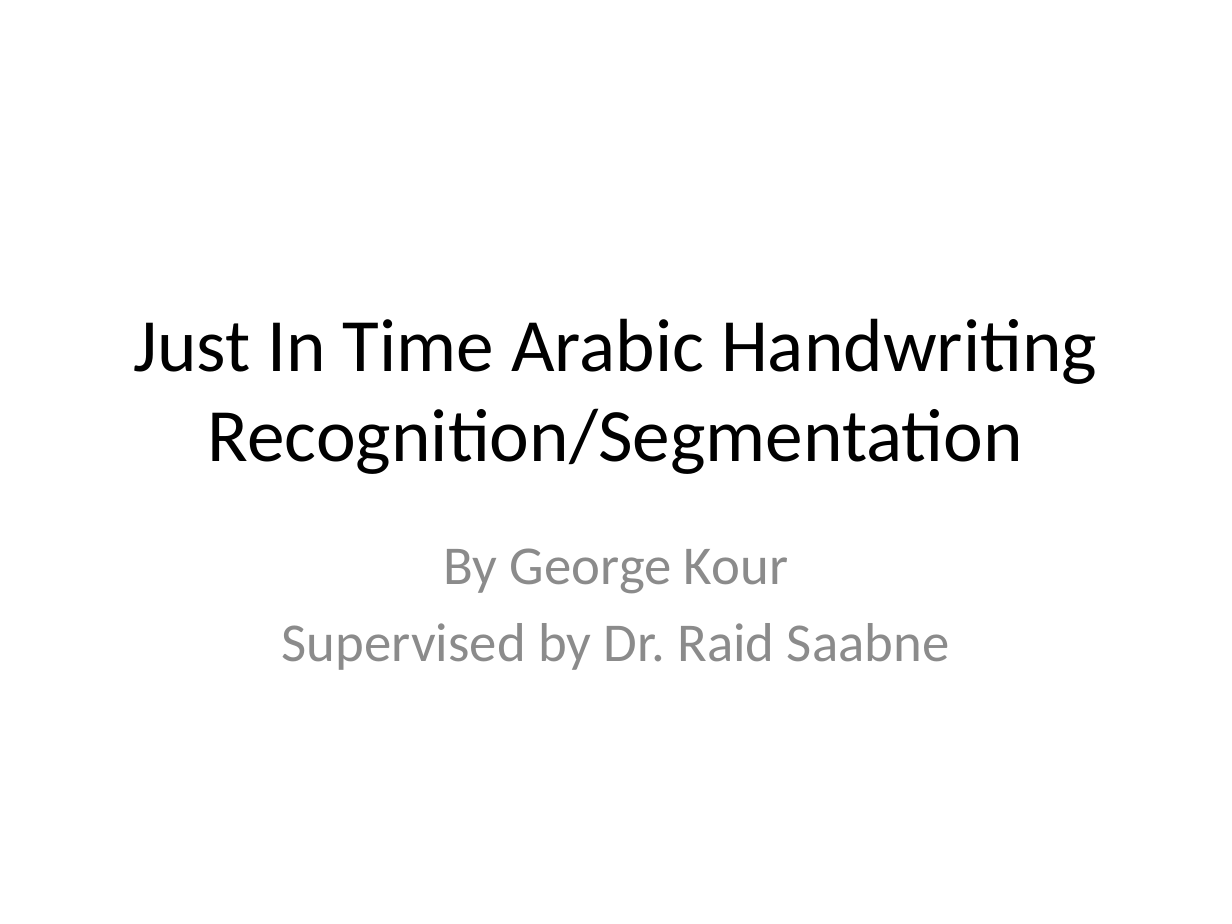
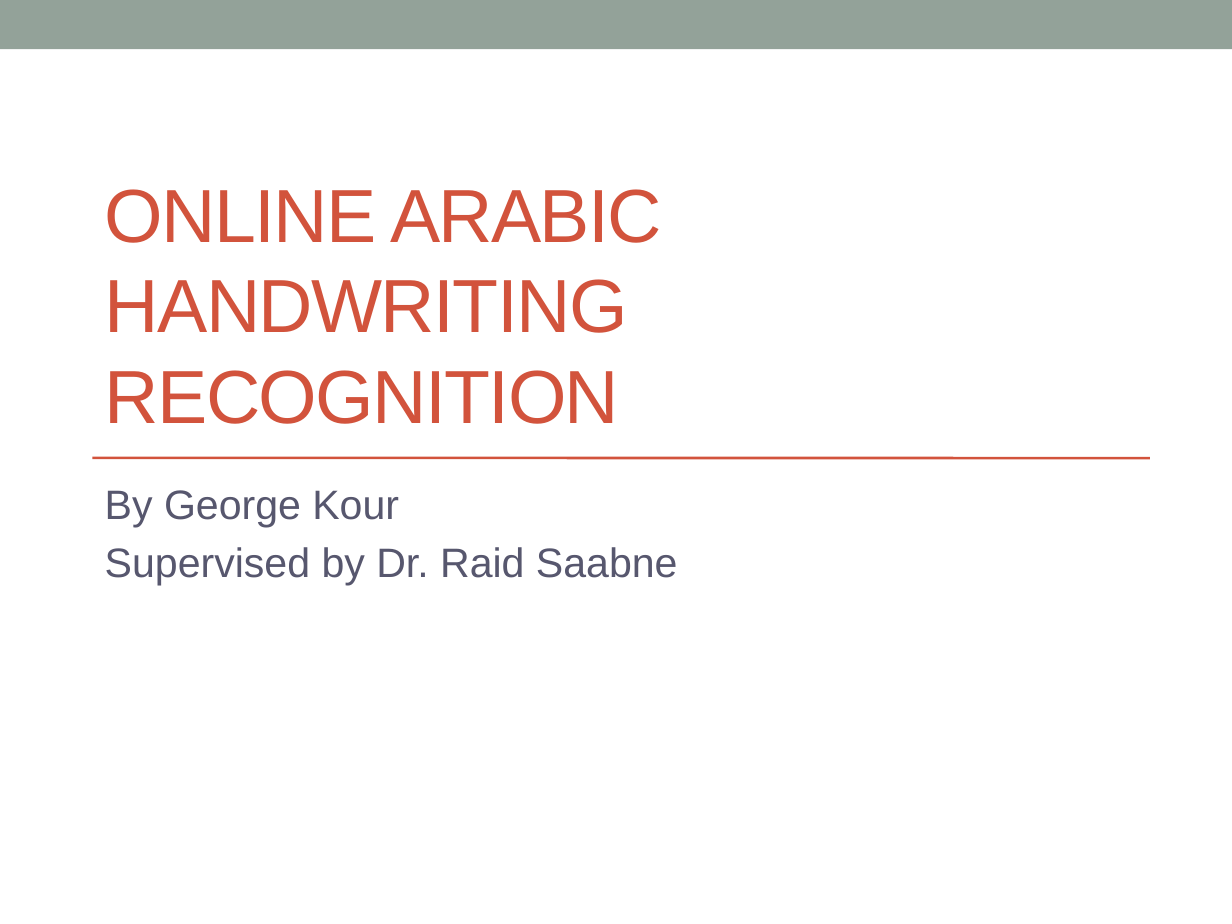
Before and after one commit to kourgeorge/arabic-icr, a slide deck: slide 1 of Thesis/Just In Time Arabic Handwriting Recognition.pptx. Drawn at 1232x924 pixels with LibreOffice and Linux fonts; fonts in the diff are those of the drawing. Boxes give left, top, right and bottom in pixels: in the first picture for what was removed or moved away, otherwise in the second. Text is boxed around its words. In the diff, an @@ line names an element or a change of style, - is before the commit and + after.

Commit message:
New recognition process. Progressive segmentation only. The letters recognition is done after the scribing is done.

```diff
--- a/Thesis/Just In Time Arabic Handwriting Recognition.pptx
+++ b/Thesis/Just In Time Arabic Handwriting Recognition.pptx
@@ rectangle added at (0,0,1232,49), fill #93A299 @@
@@ title "ONLINE ARABIC HANDWRITING RECOGNITION" at (105,189,662,424): vertical alignment middle to bottom @@
@@ title at (105,189,662,424): text changed; font Calibri to Arial; text colour #000000 to #D2533C @@
-Just In Time Arabic Handwriting Recognition/Segmentation
+ONLINE ARABIC HANDWRITING RECOGNITION
@@ subtitle "By George Kour": place and size @@
-subtitle "By George Kour" at (282,548,949,670)
+subtitle "By George Kour" at (105,490,678,585)
@@ subtitle "By George Kour" at (105,490,678,585): size 32 to 24 pt, font Calibri to Arial, text colour #8C8C8C to #57576E; alignment centre to left; less space between paragraphs @@
@@ line added from (92, 458) to (1149, 458), #D2533C 1.5 pt @@
```
Also in this commit, not shown: 17 other slides changed, 7 slides added, 2 slides removed, 4 other files.
